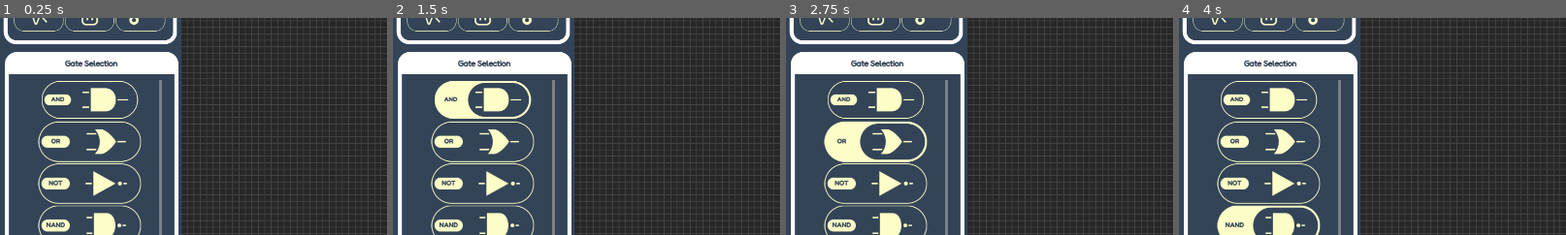
Above: before the commit, frames 1-4 (left to right).
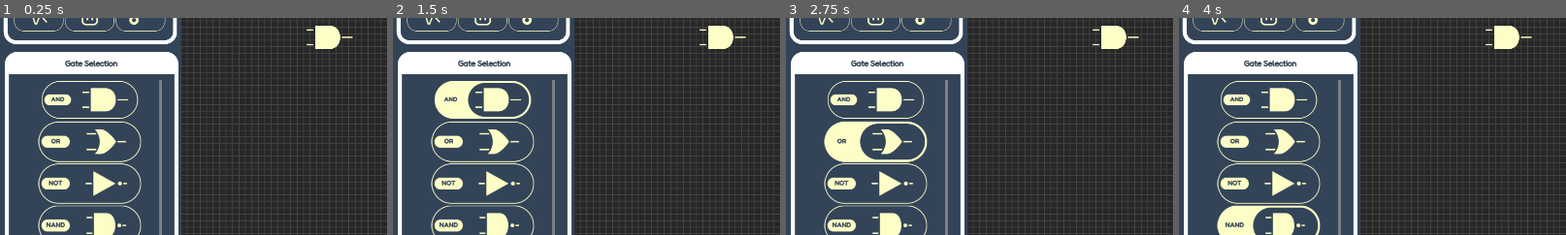
Above: after the commit, the same moments.

Repository: sleep-walkerr/CircuitCanvas
Game: Godot game, scene res://MainScene.tscn
Same seed, same stepped clock (60 frames per second), same inputs: the game is played once before the commit and once after it.
Inputs (mouse positions are % of the whole screen's width and height, from its top left):
- Up to frame 1 (0.25 s): no input
- Up to frame 2 (1.5 s): click (72, 3) at 0.5 s; click (12, 52) at 1.25 s
- Up to frame 3 (2.75 s): click (12, 62) at 2 s
- Up to frame 4 (4 s): click (12, 71) at 2.75 s; click (12, 81) at 3.5 s
The pictures show only the part of the screen within x 0-50%, y 33-83%; the shares and areas given below are measured in that part.

The runs differ from the first frame. In frame 1, 0.7% of the frame differs, in the area x 79-92%, y 3-15%; in frame 2, 0.7%; in frame 3, 0.7%; in frame 4, 0.7%.

Commit message:
method to add gates as tiles to tilemap

Diff:
--- a/Gate/AND_GATE.tscn
+++ b/Gate/AND_GATE.tscn
@@ -1,42 +1,6 @@
-[gd_scene load_steps=6 format=3 uid="uid://cvpcekl7liyis"]
+[gd_scene load_steps=2 format=3 uid="uid://cvpcekl7liyis"]
 
-[ext_resource type="Script" path="res://Gate/Gate.gd" id="1_a6i4a"]
-[ext_resource type="Texture2D" uid="uid://c2vou0v6egkp8" path="res://Icons/Blank.png" id="2_61uci"]
-[ext_resource type="Texture2D" uid="uid://q7mrdaqojam1" path="res://Icons/ANDInstanced.png" id="2_oky5j"]
+[ext_resource type="Script" path="res://Gate/and_gate.gd" id="1_stmq6"]
 
-[sub_resource type="RectangleShape2D" id="1"]
-size = Vector2(223.5, 100)
-
-[sub_resource type="RectangleShape2D" id="RectangleShape2D_ysnha"]
-size = Vector2(223.5, 100)
-
-[node name="Gate" type="CharacterBody2D"]
-input_pickable = true
-script = ExtResource("1_a6i4a")
-
-[node name="CollisionShape2D" type="CollisionShape2D" parent="."]
-shape = SubResource("1")
-debug_color = Color(0, 0.6, 0.701961, 0.419608)
-
-[node name="Sprite2D" type="Sprite2D" parent="."]
-texture = ExtResource("2_oky5j")
-
-[node name="Blank" type="Sprite2D" parent="."]
-visible = false
-self_modulate = Color(0.419608, 0.933333, 1, 0.392157)
-show_behind_parent = true
-scale = Vector2(1.1175, 1)
-texture = ExtResource("2_61uci")
-
-[node name="Area2D" type="Area2D" parent="."]
-collision_layer = 2
-
-[node name="CollisionShape2D" type="CollisionShape2D" parent="Area2D"]
-shape = SubResource("RectangleShape2D_ysnha")
-debug_color = Color(0, 0.6, 0.701961, 0.419608)
-
-[node name="PINSpacer" type="Line2D" parent="."]
-visible = false
-position = Vector2(-1, 0)
-points = PackedVector2Array(-37, -40, -37, 40)
-width = 5.0
+[node name="test_gate" type="Node2D"]
+script = ExtResource("1_stmq6")
--- a/Gate/Gate.tscn
+++ b/Gate/Gate.tscn
@@ -9,7 +9,7 @@
 [sub_resource type="RectangleShape2D" id="RectangleShape2D_ysnha"]
 size = Vector2(128, 72)
 
-[node name="Gate" type="CharacterBody2D"]
+[node name="Gate2" type="CharacterBody2D"]
 input_pickable = true
 script = ExtResource("2")
 
--- /dev/null
+++ b/Gate/and_gate.gd
@@ -0,0 +1,27 @@
+# this is a test gate for the new grid system
+extends Node2D
+var pattern
+var type
+var tiles = []
+
+
+# Called when the node enters the scene tree for the first time.
+func _ready() -> void:
+	#sample settings
+	pattern = get_parent().tile_set.get_pattern(0) # parent should always be the TileMapLayer GateGrid
+	type = "AND"
+	var position = Vector2i(40,20) # this will be the tile that the mouse was over when user clicks
+	# Draw tiles
+	get_parent().set_pattern(position, pattern)
+	# Store tiles
+	var tile_mask = pattern.get_used_cells()
+	for x_y in tile_mask:
+		tiles.append(get_parent().map_pattern(position, x_y, pattern))
+	print(tiles)
+
+	pass # Replace with function body.
+
+
+# Called every frame. 'delta' is the elapsed time since the previous frame.
+func _process(delta: float) -> void:
+	pass
--- a/MainScene.tscn
+++ b/MainScene.tscn
@@ -9,7 +9,7 @@
 [ext_resource type="PackedScene" uid="uid://dpmfs8blkomc" path="res://GUI/GateSelection.tscn" id="5_ni1yh"]
 [ext_resource type="PackedScene" uid="uid://cb38hi2hq3kvu" path="res://GUI/GeneralSelection.tscn" id="6_v7vwk"]
 [ext_resource type="Texture2D" uid="uid://ddw5ufevrykif" path="res://Tile.png" id="8_tmnec"]
-[ext_resource type="PackedScene" uid="uid://0hyao7qjmvj" path="res://Gate/AND_Tilemap.tscn" id="10_krnvx"]
+[ext_resource type="Texture2D" uid="uid://q7mrdaqojam1" path="res://Icons/ANDInstanced.png" id="9_7epjg"]
 [ext_resource type="PackedScene" uid="uid://cvpcekl7liyis" path="res://Gate/AND_GATE.tscn" id="10_s1b5i"]
 
 [sub_resource type="StyleBoxFlat" id="StyleBoxFlat_pli8v"]
@@ -32,12 +32,38 @@
 [sub_resource type="RectangleShape2D" id="RectangleShape2D_wq1or"]
 size = Vector2(75, 75)
 
-[sub_resource type="TileSetScenesCollectionSource" id="TileSetScenesCollectionSource_jst4s"]
+[sub_resource type="TileMapPattern" id="TileMapPattern_diawd"]
+tile_data = PackedInt32Array(0, 0, 0, 131072, 0, 2, 1, 65536, 0, 65537, 65536, 1, 131073, 65536, 2, 2, 131072, 0, 65538, 131072, 1, 131074, 131072, 2, 3, 196608, 0, 65539, 196608, 1, 131075, 196608, 2, 4, 262144, 0, 65540, 262144, 1, 131076, 262144, 2, 65541, 327680, 1)
+
+[sub_resource type="TileSetAtlasSource" id="TileSetAtlasSource_n1lwf"]
+resource_name = "and_pattern_tiles"
+texture = ExtResource("9_7epjg")
+texture_region_size = Vector2i(19, 19)
+0:0/0 = 0
+1:0/0 = 0
+2:0/0 = 0
+3:0/0 = 0
+4:0/0 = 0
+1:1/0 = 0
+2:1/0 = 0
+3:1/0 = 0
+4:1/0 = 0
+5:1/0 = 0
+6:1/0 = 0
+0:2/0 = 0
+1:2/0 = 0
+2:2/0 = 0
+3:2/0 = 0
+4:2/0 = 0
+
+[sub_resource type="TileSetScenesCollectionSource" id="TileSetScenesCollectionSource_wc2wi"]
 scenes/1/scene = ExtResource("10_s1b5i")
-scenes/2/scene = ExtResource("10_krnvx")
 
 [sub_resource type="TileSet" id="TileSet_yxcv2"]
-sources/0 = SubResource("TileSetScenesCollectionSource_jst4s")
+tile_size = Vector2i(19, 19)
+sources/4 = SubResource("TileSetScenesCollectionSource_wc2wi")
+sources/0 = SubResource("TileSetAtlasSource_n1lwf")
+pattern_0 = SubResource("TileMapPattern_diawd")
 
 [sub_resource type="TileMapPattern" id="TileMapPattern_gpxmd"]
 tile_data = PackedInt32Array(65536, 3, 0, 131072, 3, 0, 1, 3, 0, 65537, 3, 0, 131073, 3, 0, 196609, 3, 0, 65538, 3, 0, 131074, 3, 0)
@@ -167,6 +193,8 @@
 show_behind_parent = true
 tile_set = SubResource("TileSet_yxcv2")
 
+[node name="test_gate" parent="GateGrid" instance=ExtResource("10_s1b5i")]
+
 [node name="GridVisual" type="TileMapLayer" parent="."]
 show_behind_parent = true
 z_index = -5
Not shown: 1 places in MainScene.tscn that only renumber resources
